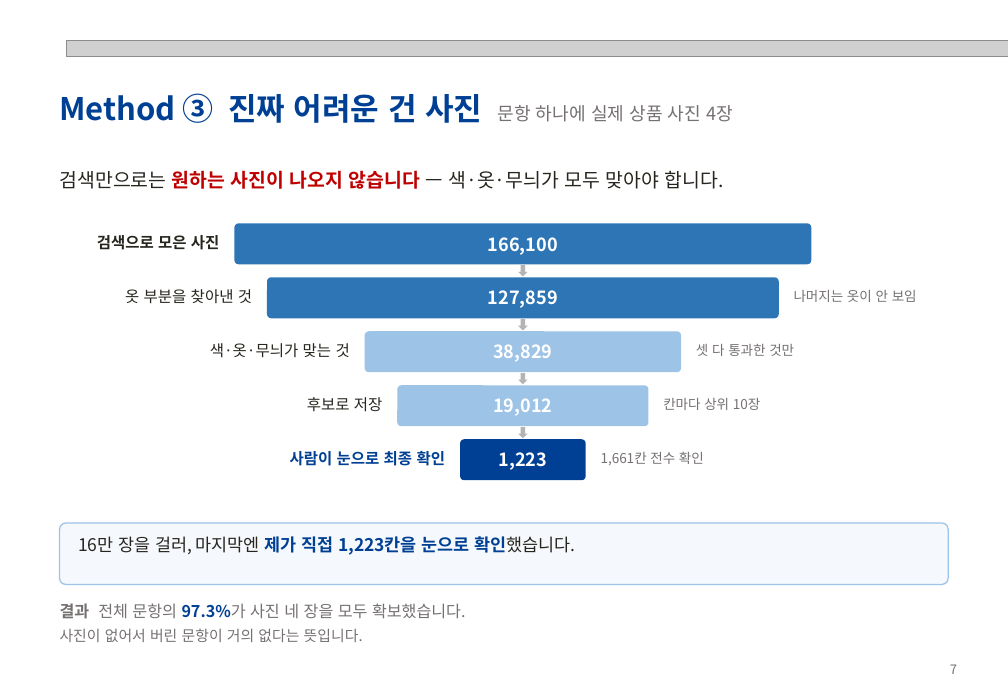
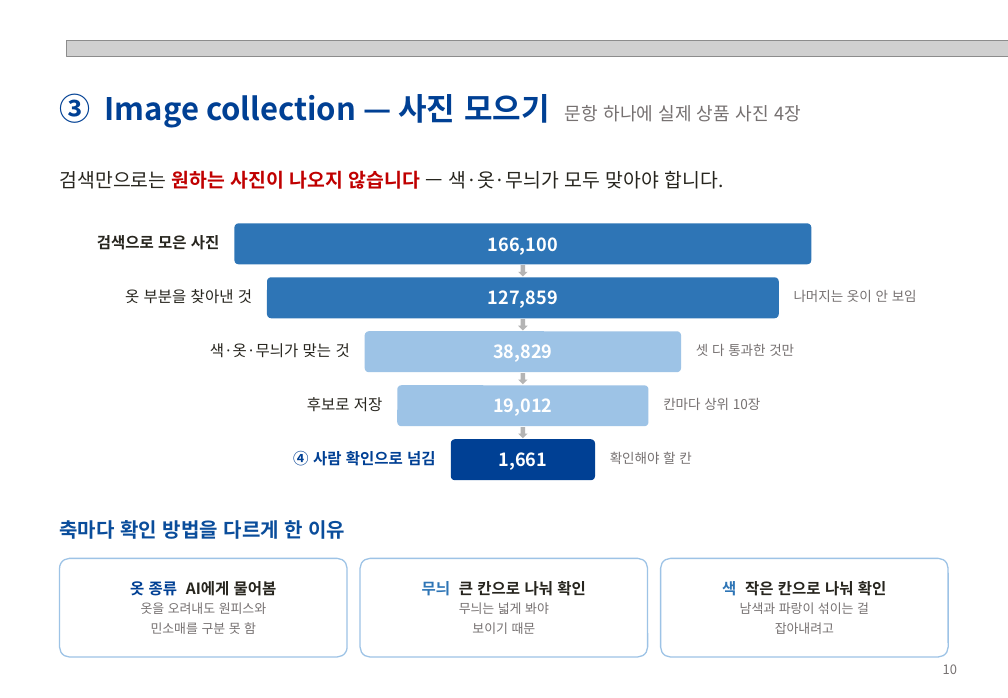
Before and after one commit to hjhj6411/tpo, a slide deck: slide 10 of presentation/POD-Bench_성과발표.pptx (slide 7 before the commit). Drawn at 1008x698 pixels with LibreOffice and Linux fonts; fonts in the diff are those of the drawing; grey boxes stand for pictures. Boxes give left, top, right and bottom in pixels: in the first picture for what was removed or moved away, otherwise in the second. Text is boxed around its words. In the diff, an @@ line names an element or a change of style, - is before the commit and + after.

```diff
--- a/presentation/POD-Bench_성과발표.pptx
+++ b/presentation/POD-Bench_성과발표.pptx
@@ text at <box>60,93,801,128</box>: text changed @@
-Method ③ 진짜 어려운 건 사진 문항 하나에 실제 상품 사진 4장
+③ Image collection — 사진 모으기 문항 하나에 실제 상품 사진 4장
@@ rounded rectangle "1,661": place and size @@
-rounded rectangle "1,661" at <box>461,439,586,480</box>
+rounded rectangle "1,661" at <box>450,439,595,480</box>
@@ text at <box>293,450,436,466</box>: text changed @@
-사람이 눈으로 최종 확인
+④ 사람 확인으로 넘김
@@ text in rounded rectangle at <box>499,452,548,470</box>: text changed @@
-1,223
+1,661
@@ text at <box>610,451,691,464</box>: text changed @@
-1,661칸 전수 확인
+확인해야 할 칸
@@ text at <box>60,520,346,539</box>: text added @@
+축마다 확인 방법을 다르게 한 이유
@@ text "축마다 확인 방법을 다르게 한 ...": place and size @@
-text "축마다 확인 방법을 다르게 한 ..." at <box>60,523,948,585</box>
+text "축마다 확인 방법을 다르게 한 ..." at <box>60,520,346,539</box>
@@ text "축마다 확인 방법을 다르게 한 ..." at <box>60,520,346,539</box>: fill #F5F8FC to none; outline #9DC3E6 1 pt to none @@
@@ text removed at <box>78,536,575,555</box> @@
-16만 장을 걸러, 마지막엔 제가 직접 1,223칸을 눈으로 확인했습니다.
@@ rounded rectangle added at <box>60,558,347,657</box>, fill #FFFFFF, outline #9DC3E6 1 pt, 10 pt, text #767171 @@
+옷 종류 AI에게 물어봄
+옷을 오려내도 원피스와
+민소매를 구분 못 함
@@ rounded rectangle added at <box>360,558,648,657</box>, fill #FFFFFF, outline #9DC3E6 1 pt, 10 pt, text #767171 @@
+무늬 큰 칸으로 나눠 확인
+무늬는 넓게 봐야
+보이기 때문
@@ rounded rectangle added at <box>661,558,948,657</box>, fill #FFFFFF, outline #9DC3E6 1 pt, 10 pt, text #767171 @@
+색 작은 칸으로 나눠 확인
+남색과 파랑이 섞이는 걸
+잡아내려고
@@ text removed at <box>60,603,466,642</box> @@
-결과 전체 문항의 97.3%가 사진 네 장을 모두 확보했습니다.
-사진이 없어서 버린 문항이 거의 없다는 뜻입니다.
@@ text at <box>943,664,957,674</box>: text changed @@
-7
+10
```
Also in this commit, not shown: 7 other slides changed, 8 slides added, 3 slides removed, 5 other files.
